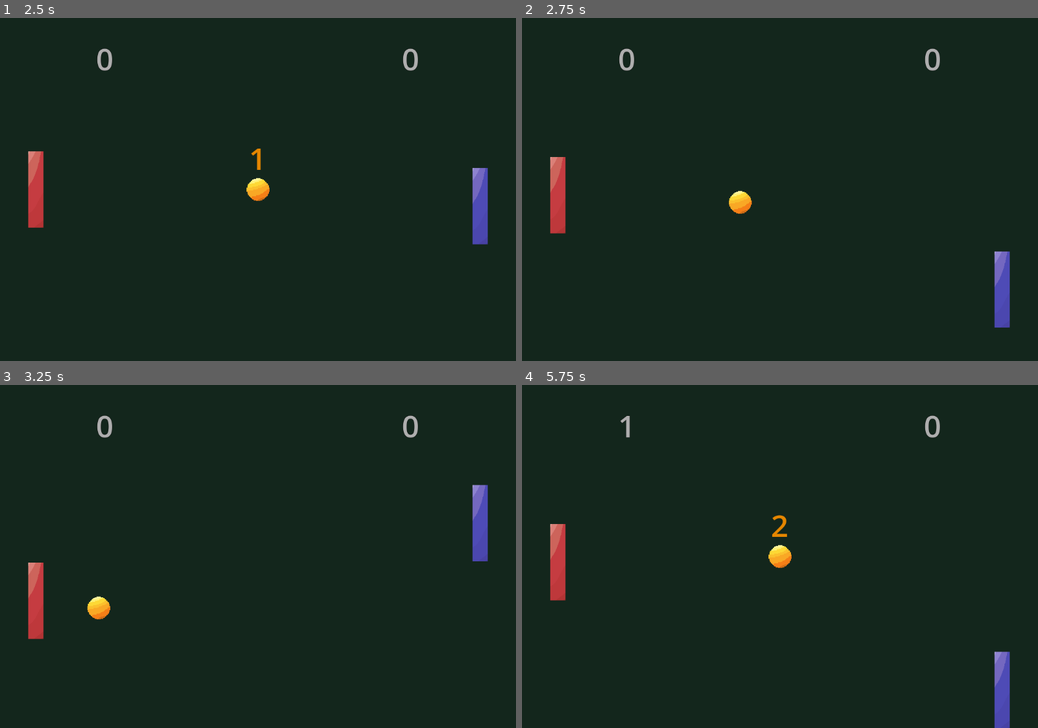
Above: before the commit, frames 1-4 (two rows, left to right).
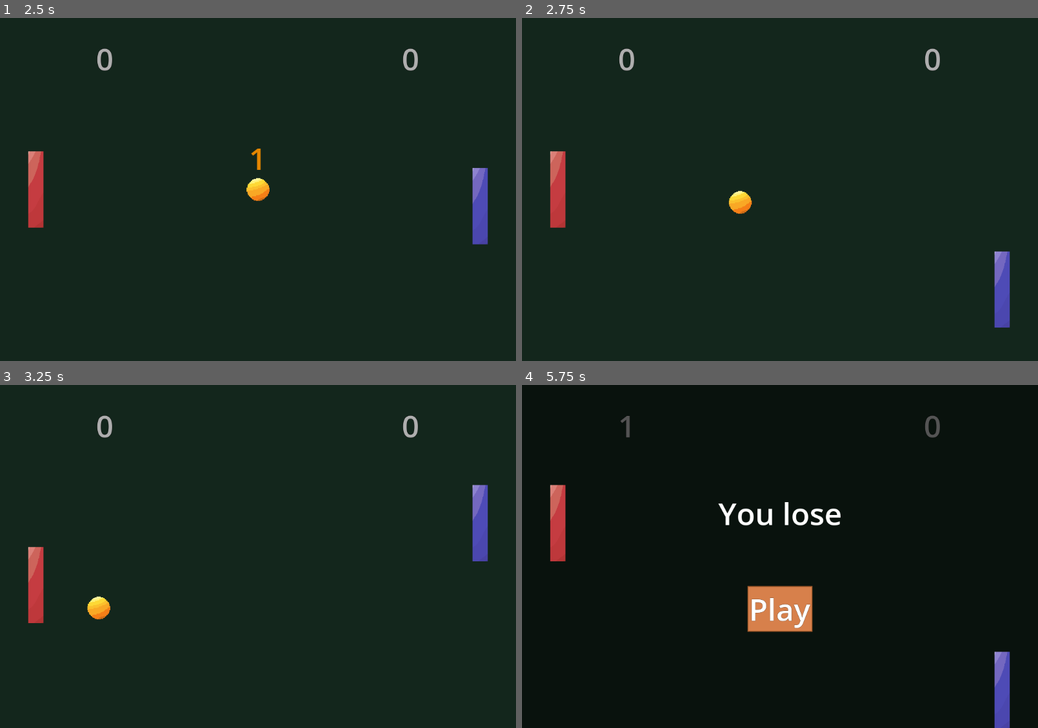
Above: after the commit, the same moments.

Repository: treegem/SweetPong
Game: Godot game, scene res://main.tscn
Same seed, same stepped clock (60 frames per second), same inputs: the game is played once before the commit and once after it.
Inputs:
- Up to frame 1 (2.5 s): click "Play" at 0.5 s; tap Enter (ui_accept) at 1.25, 1.52, 2, 2.27 s; hold Up (ui_up) 1.28-2.03 s; hold Down (ui_down) from 2.03 s (still down)
- Up to frame 2 (2.75 s): keep holding Down (ui_down)
- Up to frame 3 (3.25 s): release Down (ui_down) at 2.78 s; hold Up (ui_up) from 2.78 s (still down)
- Up to frame 4 (5.75 s): tap Enter (ui_accept) at 3.77, 4.52, 5.27 s; release Up (ui_up) at 4.28 s; hold Down (ui_down) from 4.28 s (still down)

Frame 1 is identical in both runs. In frame 2, 0.2% of the frame differs, in the area x 5-9%, y 38-63%; in frame 3, 0.4%; in frame 4, 3.7%, in the area x 5-81%, y 8-73%.

Commit message:
extract sound service

Diff:
--- a/SoundService.tscn
+++ b/SoundService.tscn
@@ -1,14 +1,6 @@
-[gd_scene load_steps=4 format=3 uid="uid://bka4tnjrvfs8v"]
+[gd_scene load_steps=2 format=3 uid="uid://bka4tnjrvfs8v"]
 
 [ext_resource type="Script" path="res://scripts/sound_service.gd" id="1_ky5lc"]
-[ext_resource type="AudioStream" uid="uid://bexr7ptv2eutg" path="res://sounds/ping.mp3" id="1_rijxj"]
-[ext_resource type="AudioStream" uid="uid://bhnx0x31e3yhb" path="res://sounds/pong.mp3" id="3_hmh60"]
 
-[node name="SoundService" type="Node"]
+[node name="SoundService" type="AudioStreamPlayer2D"]
 script = ExtResource("1_ky5lc")
-
-[node name="PlayerSound" type="AudioStreamPlayer2D" parent="."]
-stream = ExtResource("1_rijxj")
-
-[node name="EnemySound" type="AudioStreamPlayer2D" parent="."]
-stream = ExtResource("3_hmh60")
--- a/main.tscn
+++ b/main.tscn
@@ -104,7 +104,10 @@
 [node name="EnemyPaddle" parent="." instance=ExtResource("8_2u437")]
 position = Vector2(75, 360)
 
-[connection signal="game_is_over" from="." to="Menu" method="_on_main_game_is_over"]
+[connection signal="player_loses" from="." to="SoundService" method="play_lose_sound"]
+[connection signal="player_loses" from="." to="Menu" method="display_player_loses"]
+[connection signal="player_wins" from="." to="SoundService" method="play_win_sound"]
+[connection signal="player_wins" from="." to="Menu" method="display_player_wins"]
 [connection signal="hit_enemy" from="Ball" to="SoundService" method="play_enemy_sound"]
 [connection signal="hit_player" from="Ball" to="SoundService" method="play_player_sound"]
 [connection signal="body_entered" from="PlayerGoal" to="." method="_on_player_goal_body_entered"]
--- a/scripts/enemy_paddle.gd
+++ b/scripts/enemy_paddle.gd
@@ -2,7 +2,7 @@
 
 class_name EnemyPaddle
 
-const SPEED = 700.0
+const SPEED = 600.0
 
 func move(velocity: Vector2):
 	move_and_collide(velocity * SPEED)
--- a/scripts/main.gd
+++ b/scripts/main.gd
@@ -1,8 +1,9 @@
 extends Node
 
-signal game_is_over(text: String)
+signal player_wins
+signal player_loses
 
-const MAX_SCORE = 3
+const MAX_SCORE = 1
 
 var playerScore = 0
 var enemyScore = 0
@@ -13,7 +14,6 @@
 
 func _physics_process(delta):
 	move_enemy_paddle(delta)
-
 
 func _ready():
 	$Ball.stop()
@@ -29,13 +29,10 @@
 		proceed_after_goal()
 
 func proceed_after_goal():
-	if is_game_over():
-		var text: String
-		if playerScore == MAX_SCORE:
-			text = "You win"
-		elif enemyScore == MAX_SCORE:
-			text = "You lose"
-		emit_signal("game_is_over", text)
+	if playerScore == MAX_SCORE:
+		emit_signal("player_wins")
+	elif enemyScore == MAX_SCORE:
+		emit_signal("player_loses")
 	else:
 		start_new_round()
 
@@ -59,6 +56,6 @@
 func move_enemy_paddle(delta):
 	var distance = $Ball.position.y - $EnemyPaddle.position.y
 	var directionSign = sign(distance)
-	if abs(distance) < 20:
+	if abs(distance) < 50:
 		directionSign = 0
 	$EnemyPaddle.move(Vector2.DOWN * directionSign * delta)
--- a/scripts/menu.gd
+++ b/scripts/menu.gd
@@ -9,7 +9,10 @@
 	if event.is_action_pressed("ui_accept") and visible:
 		emit_signal("play_button_pressed")
 
+func display_player_wins():
+	$Label.text = "You win"
+	show()
 
-func _on_main_game_is_over(text):
-	$Label.text = text
+func display_player_loses():
+	$Label.text = "You lose"
 	show()
--- a/scripts/sound_service.gd
+++ b/scripts/sound_service.gd
@@ -1,8 +1,17 @@
-extends Node
+extends AudioStreamPlayer2D
 
 func play_player_sound():
-	$PlayerSound.play()
-
+	play_sound("res://sounds/ping.mp3")
 
 func play_enemy_sound():
-	$EnemySound.play()
+	play_sound("res://sounds/pong.mp3")
+
+func play_lose_sound():
+	play_sound("res://sounds/lose.mp3")
+
+func play_win_sound():
+	play_sound("res://sounds/win.mp3")
+
+func play_sound(sound: String):
+	stream = load(sound)
+	play()
Not shown, added: sounds/ping_2.mp3.import
Not shown, changed: sounds/ping.mp3
Not shown, changed: sounds/pong.mp3
